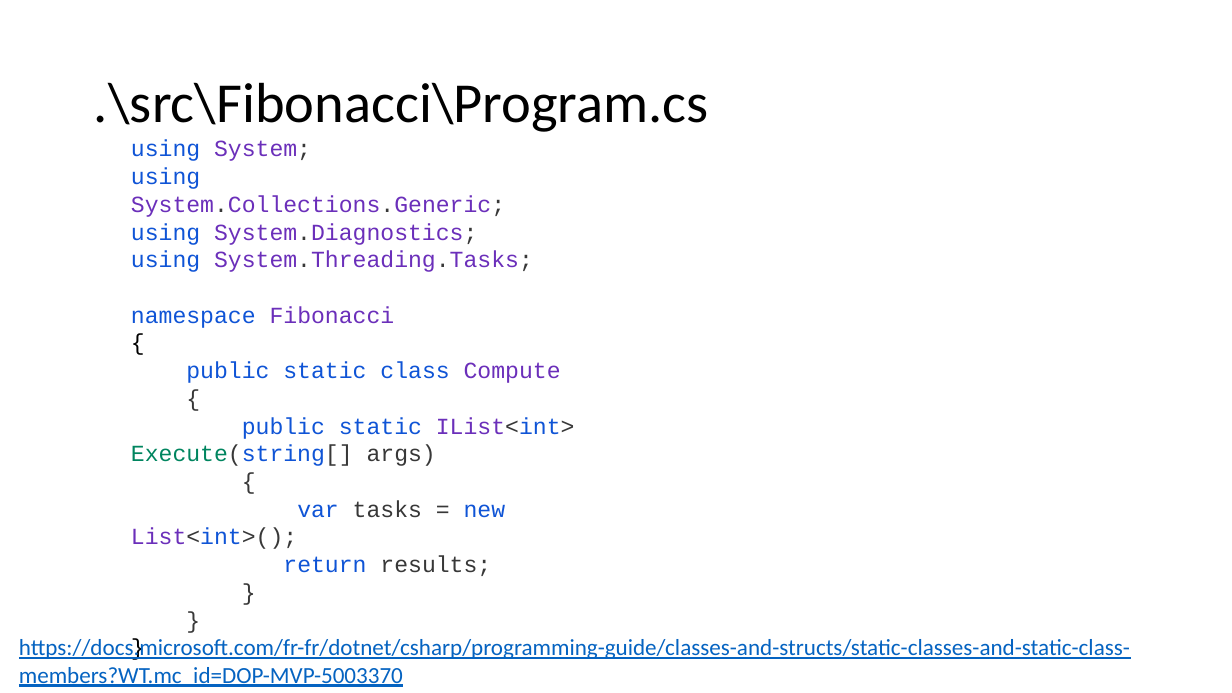
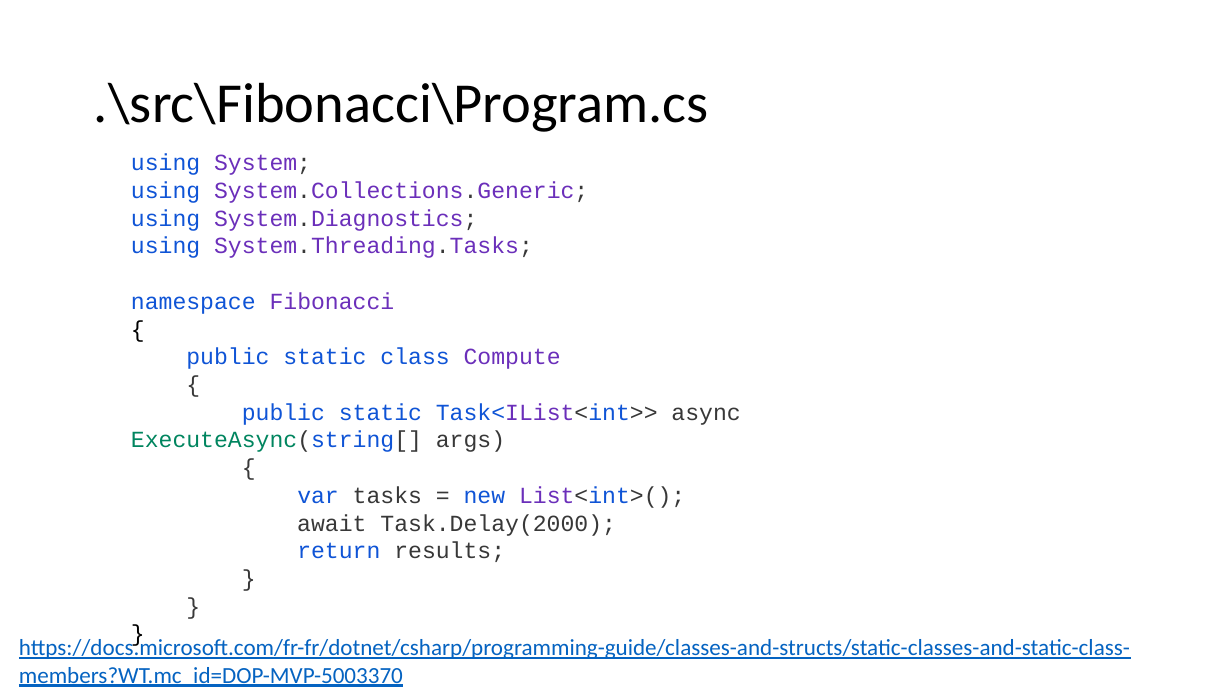
Before and after one commit to guillaume-chervet/course.dotnet, a slide deck: slide 90 of documentations/dotnet6.pptx. Drawn at 1232x693 pixels with LibreOffice and Linux fonts; fonts in the diff are those of the drawing. Boxes give left, top, right and bottom in pixels: in the first picture for what was removed or moved away, otherwise in the second. Text is boxed around its words. In the diff, an @@ line names an element or a change of style, - is before the commit and + after.

Commit message:
update

```diff
--- a/documentations/dotnet6.pptx
+++ b/documentations/dotnet6.pptx
@@ text "using System; using System.Collections.Generic; using ...": place and size @@
-text "using System; using System.Collections.Generic; using ..." at (131,167,575,576)
+text "using System; using System.Collections.Generic; using ..." at (131,154,740,562)
@@ text at (131,154,740,536): text changed @@
-using System;
-using System.Collections.Generic;
-using System.Diagnostics;
-using System.Threading.Tasks;
-namespace Fibonacci
-{
-public static class Compute
-{
-public static IList<int> Execute(string[] args)
-{
-var tasks = new List<int>();
+using System;
+using System.Collections.Generic;
+using System.Diagnostics;
+using System.Threading.Tasks;
+namespace Fibonacci
+{
+public static class Compute
+{
+public static Task<IList<int>> async ExecuteAsync(string[] args)
+{
+var tasks = new List<int>();
+await Task.Delay(2000);
```
